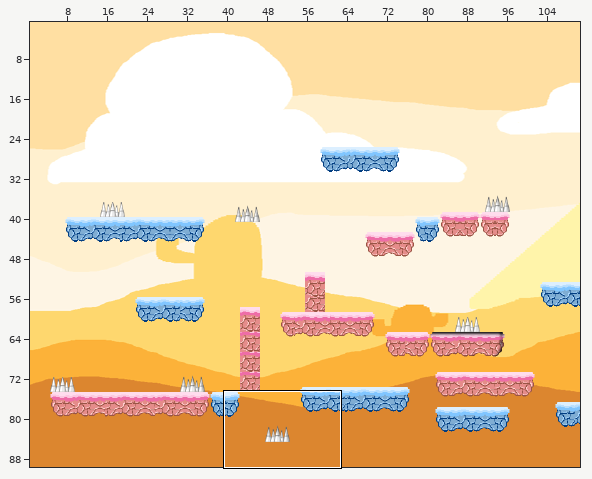
Tiled map -- project3/core/assets/Map/level3.tmx. Above: a wide view before the commit, with the close-up outlined.
Close-up. Before:
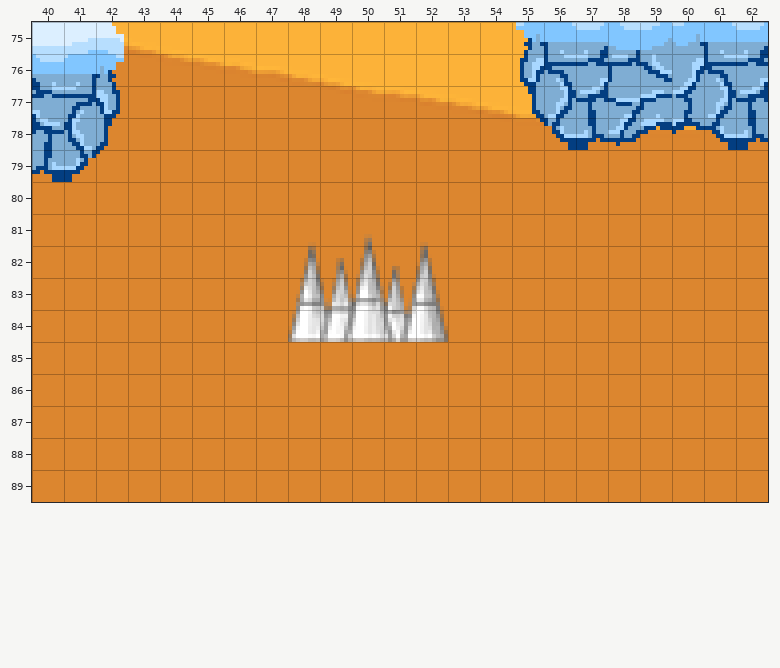
Cells are 8x8 px. Shown: x 40..62, y 75..89. The commit also changed other parts of the map, which this record leaves out.
And afterwards:
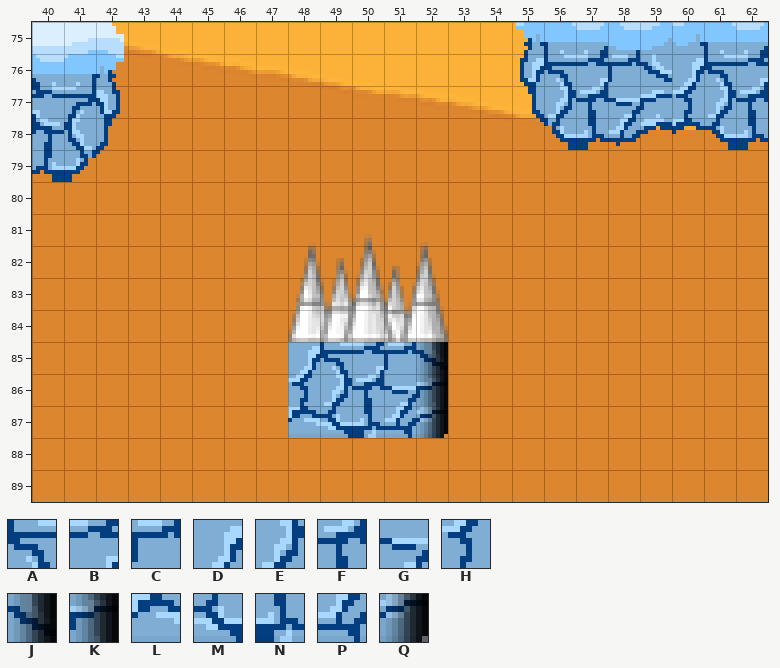
Key: from "23718407_1777759465866660_8867": A 371, B 372, C 373, D 375, E 421, F 422, G 423, H 425; from "ghost": J 389, K 439, L 485, M 486, N 487, P 488, Q 489.
_ is an empty cell.
The exact change:
Layer "graphics_level3":
The edit adds tile A in row 85 at x 49.
The edit adds tile B in row 85 at x 50.
The edit adds tile C in row 85 at x 51.
The edit adds tile D in row 85 at x 48.
The edit adds tile E in row 86 at x 49.
The edit adds tile F in row 86 at x 50.
The edit adds tile G in row 86 at x 51.
The edit adds tile H in row 86 at x 48.
The edit adds tile J in row 85 at x 52.
The edit adds tile K in row 86 at x 52.
The edit adds tile L in row 87 at x 48.
The edit adds tile M in row 87 at x 49.
The edit adds tile N in row 87 at x 50.
The edit adds tile P in row 87 at x 51.
The edit adds tile Q in row 87 at x 52.
Boxes around the changes in both close-ups, in picture pixels (x1, y1, x2, y2):
added: (288, 342, 448, 438)
